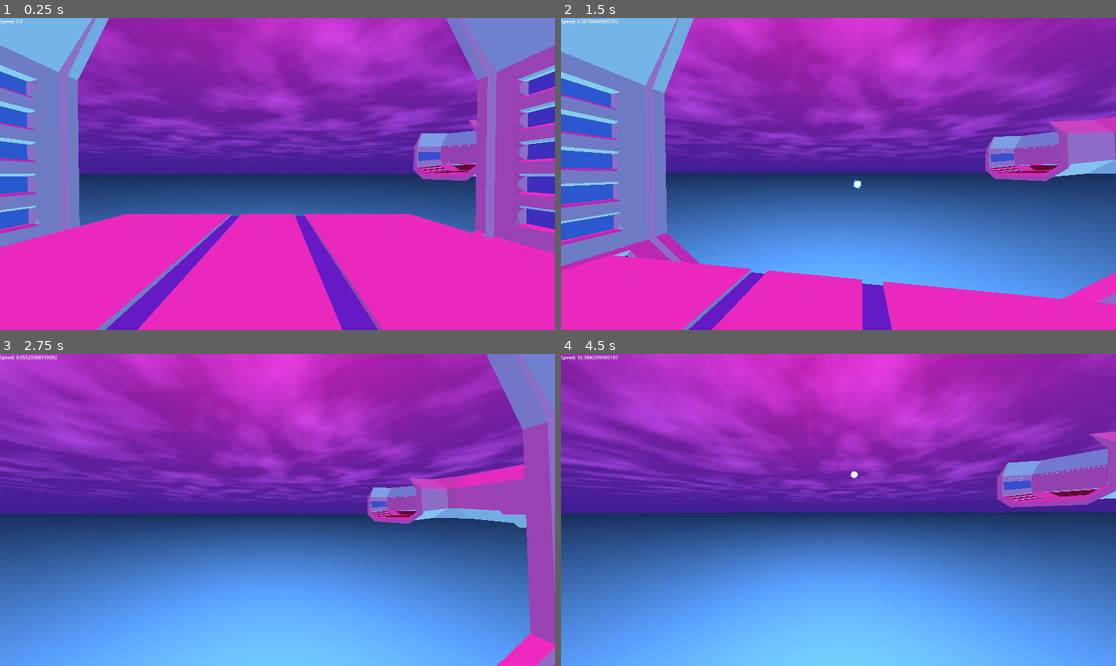
Above: before the commit, frames 1-4 (two rows, left to right).
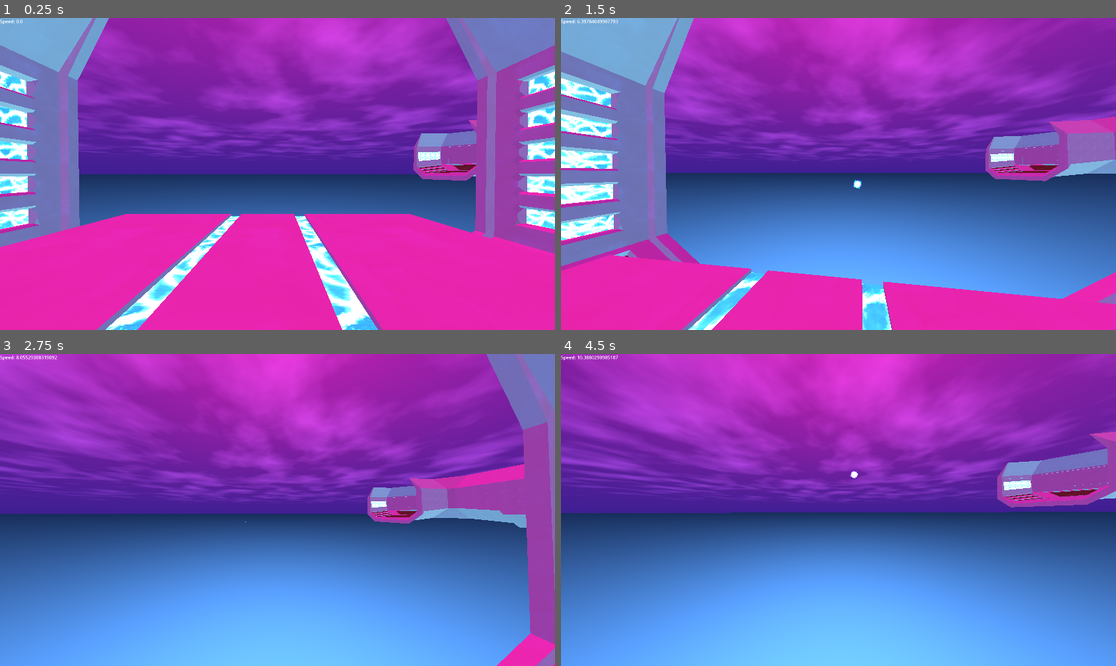
Above: after the commit, the same moments.

Repository: Sirrah025/big-mode-slick-game
Game: Godot game, scene res://Scenes/Levels/main_level.tscn
Same seed, same stepped clock (60 frames per second), same inputs: the game is played once before the commit and once after it. This scene is started directly instead of the project's main scene.
Inputs (mouse positions are in pixels of both pictures, inside the frame that each line leads up to):
- Up to frame 1 (0.25 s): no input
- Up to frame 2 (1.5 s): move the mouse to (866, 174) at 0.52 s; hold W (Forward) from 0.53 s (still down); right-click (866, 174) at 0.6 s; tap Space (Jump) at 0.77 s; move the mouse to (810, 174) at 1.27 s; click (810, 174) at 1.35 s
- Up to frame 3 (2.75 s): keep holding W (Forward); tap Space (Jump) at 1.52 s; move the mouse to (288, 503) at 2.02 s; hold Ctrl (Sliding) from 2.03 s (still down)
- Up to frame 4 (4.5 s): keep holding W (Forward); move the mouse to (832, 516) at 2.77 s; release Ctrl (Sliding) at 2.78 s; tap Shift (Sprint) at 2.85 s; tap Space (Jump) at 3.02, 3.77 s; move the mouse to (877, 513) at 3.52 s; right-click (877, 513) at 3.6 s; move the mouse to (794, 506) at 4.27 s; click (794, 506) at 4.35 s

The runs differ from the first frame. In frame 1, 5.4% of the frame differs, in the area x 0-100%, y 17-100%; in frame 2, 3.7%; in frame 3, less than 0.1%; in frame 4, 0.1%.

Commit message:
Added Texures
- The red and white texture will probably be changed later

Diff:
--- a/slick_game/Assets/Materials/Main.tres
+++ b/slick_game/Assets/Materials/Main.tres
@@ -1,4 +1,180 @@
-[gd_resource type="StandardMaterial3D" format=3 uid="uid://dy2jamrliisif"]
+[gd_resource type="ShaderMaterial" format=3 uid="uid://dy2jamrliisif"]
+
+[ext_resource type="Texture2D" uid="uid://b1ddx4vgpldtq" path="res://Assets/Textures/TextureT.webp" id="1_e3bal"]
+
+[sub_resource type="Shader" id="Shader_72ksj"]
+code = "// NOTE: Shader based on your Godot 4.6 StandardMaterial3D shader, extended for triplanar world-space tiling + scrolling.
+
+shader_type spatial;
+render_mode blend_mix, depth_draw_opaque, cull_back, diffuse_burley, specular_schlick_ggx;
+
+uniform vec4 albedo : source_color;
+uniform sampler2D texture_albedo : source_color, filter_nearest_mipmap, repeat_enable;
+uniform ivec2 albedo_texture_size;
+uniform float point_size : hint_range(0.1, 128.0, 0.1);
+
+uniform float roughness : hint_range(0.0, 1.0);
+uniform sampler2D texture_metallic : hint_default_white, filter_nearest_mipmap, repeat_enable;
+uniform vec4 metallic_texture_channel;
+uniform sampler2D texture_roughness : hint_roughness_r, filter_nearest_mipmap, repeat_enable;
+
+uniform float specular : hint_range(0.0, 1.0, 0.01);
+uniform float metallic : hint_range(0.0, 1.0, 0.01);
+
+uniform sampler2D texture_emission : source_color, hint_default_black, filter_nearest_mipmap, repeat_enable;
+uniform vec4 emission : source_color;
+uniform float emission_energy : hint_range(0.0, 100.0, 0.01);
+
+uniform vec3 uv1_scale;
+uniform vec3 uv1_offset;
+uniform vec3 uv2_scale;
+uniform vec3 uv2_offset;
+
+// --- NEW: world-space tiling + scrolling + triplanar controls ---
+uniform float use_world_uv : hint_range(0.0, 1.0) = 1.0; // 1 -> use world mapping; 0 -> use UVs (existing)
+uniform float world_tiling : hint_range(0.01, 100.0) = 1.0; // scale: how many repeats per world unit
+uniform vec2 world_offset = vec2(0.0, 0.0); // common offset for world projections
+uniform vec2 scroll_speed = vec2(0.0, 0.0); // scrolling speed (UV units / second)
+uniform float triplanar_enable : hint_range(0.0, 1.0) = 1.0; // 1 -> use triplanar, 0 -> use simple projection
+uniform float triplanar_blend : hint_range(0.01, 8.0) = 1.0; // >1 sharpens blend to favor dominant axis (increase to reduce blending)
+
+varying vec3 v_world_pos;
+varying vec3 v_world_normal;
+
+void vertex() {
+	// Keep existing UV transform
+	UV = UV * uv1_scale.xy + uv1_offset.xy;
+
+	// Pass world-space position
+	v_world_pos = (MODEL_MATRIX * vec4(VERTEX, 1.0)).xyz;
+
+	// Transform normal to world-space (w=0 to avoid translation)
+	v_world_normal = (MODEL_MATRIX * vec4(NORMAL, 0.0)).xyz;
+}
+
+//
+// Triplanar sampling helper
+//
+vec4 triplanar_albedo_sample(sampler2D tex, vec3 world_pos, vec3 world_normal, float tiling, vec2 offset, vec2 scroll) {
+    // Normalize and take absolute to compute blend weights
+    vec3 n = abs(normalize(world_normal));
+    // Initial weights (relative importance of each projection)
+    vec3 weights = n;
+
+    // Optionally sharpen the weights (larger triplanar_blend -> less blending)
+    // We'll apply trimming in the caller (we only pass scalar param here), so just return samples and weight them externally.
+    // But for convenience we use the global triplanar_blend uniform inside this helper.
+    weights = pow(weights, vec3(triplanar_blend));
+    // Normalize weights so they sum to 1
+    float wsum = weights.x + weights.y + weights.z + 1e-6;
+    weights /= wsum;
+
+    // For each projection choose appropriate UV components:
+    // Projection X plane (faces mostly along X axis) -> use world_pos.yz
+    vec2 uv_x = world_pos.yz * tiling + offset + scroll * TIME;
+    // Projection Y plane (faces mostly along Y axis) -> use world_pos.xz
+    vec2 uv_y = world_pos.xz * tiling + offset + scroll * TIME;
+    // Projection Z plane (faces mostly along Z axis) -> use world_pos.xy
+    vec2 uv_z = world_pos.xy * tiling + offset + scroll * TIME;
+
+    vec4 sx = texture(tex, uv_x);
+    vec4 sy = texture(tex, uv_y);
+    vec4 sz = texture(tex, uv_z);
+
+    // Weighted blend
+    return sx * weights.x + sy * weights.y + sz * weights.z;
+}
+
+void fragment() {
+	// Option A: preserve user UVs (already transformed in vertex)
+	vec2 uv_user = UV;
+
+	// Option B: simple world-projection (XZ) like before, but with scroll and tiling
+	vec2 world_proj = v_world_pos.xz * world_tiling + world_offset + scroll_speed * TIME;
+
+	// Final base_uv depends on toggles:
+	vec4 albedo_tex;
+	if (use_world_uv < 0.5) {
+		// Use original UVs
+		albedo_tex = texture(texture_albedo, uv_user);
+	} else {
+		// Use world mapping. If triplanar enabled, use triplanar sampling to avoid stretching on vertical faces
+		if (triplanar_enable >= 0.5) {
+			albedo_tex = triplanar_albedo_sample(texture_albedo, v_world_pos, v_world_normal, world_tiling, world_offset, scroll_speed);
+		} else {
+			// Simple XZ projection (kept for compatibility)
+			albedo_tex = texture(texture_albedo, world_proj);
+		}
+	}
+
+	ALBEDO = albedo.rgb * albedo_tex.rgb;
+
+	// --- Metallic / Specular / Roughness (use same UV selection behavior for consistency) ---
+	// We'll use the same sampling mode as albedo: if using world UVs & triplanar, sample similarly.
+	float metallic_tex;
+	if (use_world_uv < 0.5) {
+		metallic_tex = dot(texture(texture_metallic, uv_user), metallic_texture_channel);
+	} else {
+		if (triplanar_enable >= 0.5) {
+			vec4 m = triplanar_albedo_sample(texture_metallic, v_world_pos, v_world_normal, world_tiling, world_offset, scroll_speed);
+			metallic_tex = dot(m, metallic_texture_channel);
+		} else {
+			metallic_tex = dot(texture(texture_metallic, world_proj), metallic_texture_channel);
+		}
+	}
+	METALLIC = metallic_tex * metallic;
+	SPECULAR = specular;
+
+	// Roughness: original code used red channel only
+	float roughness_tex;
+	if (use_world_uv < 0.5) {
+		roughness_tex = dot(texture(texture_roughness, uv_user), vec4(1.0, 0.0, 0.0, 0.0));
+	} else {
+		if (triplanar_enable >= 0.5) {
+			vec4 r = triplanar_albedo_sample(texture_roughness, v_world_pos, v_world_normal, world_tiling, world_offset, scroll_speed);
+			roughness_tex = dot(r, vec4(1.0, 0.0, 0.0, 0.0));
+		} else {
+			roughness_tex = dot(texture(texture_roughness, world_proj), vec4(1.0, 0.0, 0.0, 0.0));
+		}
+	}
+	ROUGHNESS = roughness_tex * roughness;
+
+	// Emission: same sampling strategy
+	vec3 emission_tex;
+	if (use_world_uv < 0.5) {
+		emission_tex = texture(texture_emission, uv_user).rgb;
+	} else {
+		if (triplanar_enable >= 0.5) {
+			emission_tex = triplanar_albedo_sample(texture_emission, v_world_pos, v_world_normal, world_tiling, world_offset, scroll_speed).rgb;
+		} else {
+			emission_tex = texture(texture_emission, world_proj).rgb;
+		}
+	}
+	// Emission Operator: Add
+	EMISSION = (emission.rgb + emission_tex) * emission_energy;
+}
+"
 
 [resource]
-albedo_color = Color(0.9803874, 0.8666332, 0.8391752, 1)
+render_priority = 0
+shader = SubResource("Shader_72ksj")
+shader_parameter/albedo = Color(0.9876606, 0.9169834, 0.89990133, 1)
+shader_parameter/texture_albedo = ExtResource("1_e3bal")
+shader_parameter/albedo_texture_size = Vector2i(256, 256)
+shader_parameter/point_size = 1.0
+shader_parameter/roughness = 1.0
+shader_parameter/metallic_texture_channel = Vector4(1, 0, 0, 0)
+shader_parameter/specular = 0.5
+shader_parameter/metallic = 0.0
+shader_parameter/emission = Color(0, 0, 0, 1)
+shader_parameter/emission_energy = 0.0
+shader_parameter/uv1_scale = Vector3(1, 1, 1)
+shader_parameter/uv1_offset = Vector3(0, 0, 0)
+shader_parameter/uv2_scale = Vector3(1, 1, 1)
+shader_parameter/uv2_offset = Vector3(0, 0, 0)
+shader_parameter/use_world_uv = 1.0
+shader_parameter/world_tiling = 0.10000000405148
+shader_parameter/world_offset = Vector2(0, 0)
+shader_parameter/scroll_speed = Vector2(0, 0)
+shader_parameter/triplanar_enable = 1.0
+shader_parameter/triplanar_blend = 1.0
--- a/slick_game/Assets/Materials/Secondary.tres
+++ b/slick_game/Assets/Materials/Secondary.tres
@@ -1,4 +1,181 @@
-[gd_resource type="StandardMaterial3D" format=3 uid="uid://bj11augueeexj"]
+[gd_resource type="ShaderMaterial" format=3 uid="uid://bj11augueeexj"]
+
+[ext_resource type="Texture2D" uid="uid://outlafksupf3" path="res://Assets/Textures/TextureA.webp" id="1_3wum6"]
+
+[sub_resource type="Shader" id="Shader_3wum6"]
+code = "// NOTE: Shader based on your Godot 4.6 StandardMaterial3D shader, extended for triplanar world-space tiling + scrolling.
+
+shader_type spatial;
+render_mode blend_mix, depth_draw_opaque, cull_back, diffuse_burley, specular_schlick_ggx;
+
+uniform vec4 albedo : source_color;
+uniform sampler2D texture_albedo : source_color, filter_nearest_mipmap, repeat_enable;
+uniform ivec2 albedo_texture_size;
+uniform float point_size : hint_range(0.1, 128.0, 0.1);
+
+uniform float roughness : hint_range(0.0, 1.0);
+uniform sampler2D texture_metallic : hint_default_white, filter_nearest_mipmap, repeat_enable;
+uniform vec4 metallic_texture_channel;
+uniform sampler2D texture_roughness : hint_roughness_r, filter_nearest_mipmap, repeat_enable;
+
+uniform float specular : hint_range(0.0, 1.0, 0.01);
+uniform float metallic : hint_range(0.0, 1.0, 0.01);
+
+uniform sampler2D texture_emission : source_color, hint_default_black, filter_nearest_mipmap, repeat_enable;
+uniform vec4 emission : source_color;
+uniform float emission_energy : hint_range(0.0, 100.0, 0.01);
+
+uniform vec3 uv1_scale;
+uniform vec3 uv1_offset;
+uniform vec3 uv2_scale;
+uniform vec3 uv2_offset;
+
+// --- NEW: world-space tiling + scrolling + triplanar controls ---
+uniform float use_world_uv : hint_range(0.0, 1.0) = 1.0; // 1 -> use world mapping; 0 -> use UVs (existing)
+uniform float world_tiling : hint_range(0.01, 100.0) = 1.0; // scale: how many repeats per world unit
+uniform vec2 world_offset = vec2(0.0, 0.0); // common offset for world projections
+uniform vec2 scroll_speed = vec2(0.0, 0.0); // scrolling speed (UV units / second)
+uniform float triplanar_enable : hint_range(0.0, 1.0) = 1.0; // 1 -> use triplanar, 0 -> use simple projection
+uniform float triplanar_blend : hint_range(0.01, 8.0) = 1.0; // >1 sharpens blend to favor dominant axis (increase to reduce blending)
+
+varying vec3 v_world_pos;
+varying vec3 v_world_normal;
+
+void vertex() {
+	// Keep existing UV transform
+	UV = UV * uv1_scale.xy + uv1_offset.xy;
+
+	// Pass world-space position
+	v_world_pos = (MODEL_MATRIX * vec4(VERTEX, 1.0)).xyz;
+
+	// Transform normal to world-space (w=0 to avoid translation)
+	v_world_normal = (MODEL_MATRIX * vec4(NORMAL, 0.0)).xyz;
+}
+
+//
+// Triplanar sampling helper
+//
+vec4 triplanar_albedo_sample(sampler2D tex, vec3 world_pos, vec3 world_normal, float tiling, vec2 offset, vec2 scroll) {
+    // Normalize and take absolute to compute blend weights
+    vec3 n = abs(normalize(world_normal));
+    // Initial weights (relative importance of each projection)
+    vec3 weights = n;
+
+    // Optionally sharpen the weights (larger triplanar_blend -> less blending)
+    // We'll apply trimming in the caller (we only pass scalar param here), so just return samples and weight them externally.
+    // But for convenience we use the global triplanar_blend uniform inside this helper.
+    weights = pow(weights, vec3(triplanar_blend));
+    // Normalize weights so they sum to 1
+    float wsum = weights.x + weights.y + weights.z + 1e-6;
+    weights /= wsum;
+
+    // For each projection choose appropriate UV components:
+    // Projection X plane (faces mostly along X axis) -> use world_pos.yz
+    vec2 uv_x = world_pos.yz * tiling + offset + scroll * TIME;
+    // Projection Y plane (faces mostly along Y axis) -> use world_pos.xz
+    vec2 uv_y = world_pos.xz * tiling + offset + scroll * TIME;
+    // Projection Z plane (faces mostly along Z axis) -> use world_pos.xy
+    vec2 uv_z = world_pos.xy * tiling + offset + scroll * TIME;
+
+    vec4 sx = texture(tex, uv_x);
+    vec4 sy = texture(tex, uv_y);
+    vec4 sz = texture(tex, uv_z);
+
+    // Weighted blend
+    return sx * weights.x + sy * weights.y + sz * weights.z;
+}
+
+void fragment() {
+	// Option A: preserve user UVs (already transformed in vertex)
+	vec2 uv_user = UV;
+
+	// Option B: simple world-projection (XZ) like before, but with scroll and tiling
+	vec2 world_proj = v_world_pos.xz * world_tiling + world_offset + scroll_speed * TIME;
+
+	// Final base_uv depends on toggles:
+	vec4 albedo_tex;
+	if (use_world_uv < 0.5) {
+		// Use original UVs
+		albedo_tex = texture(texture_albedo, uv_user);
+	} else {
+		// Use world mapping. If triplanar enabled, use triplanar sampling to avoid stretching on vertical faces
+		if (triplanar_enable >= 0.5) {
+			albedo_tex = triplanar_albedo_sample(texture_albedo, v_world_pos, v_world_normal, world_tiling, world_offset, scroll_speed);
+		} else {
+			// Simple XZ projection (kept for compatibility)
+			albedo_tex = texture(texture_albedo, world_proj);
+		}
+	}
+
+	ALBEDO = albedo.rgb * albedo_tex.rgb;
+
+	// --- Metallic / Specular / Roughness (use same UV selection behavior for consistency) ---
+	// We'll use the same sampling mode as albedo: if using world UVs & triplanar, sample similarly.
+	float metallic_tex;
+	if (use_world_uv < 0.5) {
+		metallic_tex = dot(texture(texture_metallic, uv_user), metallic_texture_channel);
+	} else {
+		if (triplanar_enable >= 0.5) {
+			vec4 m = triplanar_albedo_sample(texture_metallic, v_world_pos, v_world_normal, world_tiling, world_offset, scroll_speed);
+			metallic_tex = dot(m, metallic_texture_channel);
+		} else {
+			metallic_tex = dot(texture(texture_metallic, world_proj), metallic_texture_channel);
+		}
+	}
+	METALLIC = metallic_tex * metallic;
+	SPECULAR = specular;
+
+	// Roughness: original code used red channel only
+	float roughness_tex;
+	if (use_world_uv < 0.5) {
+		roughness_tex = dot(texture(texture_roughness, uv_user), vec4(1.0, 0.0, 0.0, 0.0));
+	} else {
+		if (triplanar_enable >= 0.5) {
+			vec4 r = triplanar_albedo_sample(texture_roughness, v_world_pos, v_world_normal, world_tiling, world_offset, scroll_speed);
+			roughness_tex = dot(r, vec4(1.0, 0.0, 0.0, 0.0));
+		} else {
+			roughness_tex = dot(texture(texture_roughness, world_proj), vec4(1.0, 0.0, 0.0, 0.0));
+		}
+	}
+	ROUGHNESS = roughness_tex * roughness;
+
+	// Emission: same sampling strategy
+	vec3 emission_tex;
+	if (use_world_uv < 0.5) {
+		emission_tex = texture(texture_emission, uv_user).rgb;
+	} else {
+		if (triplanar_enable >= 0.5) {
+			emission_tex = triplanar_albedo_sample(texture_emission, v_world_pos, v_world_normal, world_tiling, world_offset, scroll_speed).rgb;
+		} else {
+			emission_tex = texture(texture_emission, world_proj).rgb;
+		}
+	}
+	// Emission Operator: Add
+	EMISSION = (emission.rgb + emission_tex) * emission_energy;
+}
+"
 
 [resource]
-albedo_color = Color(0.40604228, 0.6226409, 0.87941635, 1)
+render_priority = 0
+shader = SubResource("Shader_3wum6")
+shader_parameter/albedo = Color(0.40604228, 0.6226409, 0.87941635, 1)
+shader_parameter/texture_albedo = ExtResource("1_3wum6")
+shader_parameter/albedo_texture_size = Vector2i(256, 256)
+shader_parameter/point_size = 0.0
+shader_parameter/roughness = 1.0
+shader_parameter/metallic_texture_channel = Vector4(1, 0, 0, 0)
+shader_parameter/specular = 0.5
+shader_parameter/metallic = 0.0
+shader_parameter/texture_emission = ExtResource("1_3wum6")
+shader_parameter/emission = Color(0.0131391175, 0.057963148, 0.11820962, 1)
+shader_parameter/emission_energy = 7.1999998390656
+shader_parameter/uv1_scale = Vector3(30, 30, 30)
+shader_parameter/uv1_offset = Vector3(0, 0, 0)
+shader_parameter/uv2_scale = Vector3(0, 0, 0)
+shader_parameter/uv2_offset = Vector3(0, 0, 0)
+shader_parameter/use_world_uv = 1.0
+shader_parameter/world_tiling = 0.15000000642648
+shader_parameter/world_offset = Vector2(0, 0)
+shader_parameter/scroll_speed = Vector2(0.1, 0.2)
+shader_parameter/triplanar_enable = 1.0
+shader_parameter/triplanar_blend = 1.0
--- a/slick_game/Assets/Materials/Third.tres
+++ b/slick_game/Assets/Materials/Third.tres
@@ -1,4 +1,181 @@
-[gd_resource type="StandardMaterial3D" format=3 uid="uid://py7da67qt44x"]
+[gd_resource type="ShaderMaterial" format=3 uid="uid://py7da67qt44x"]
+
+[ext_resource type="Texture2D" uid="uid://b6uc76cexcy6y" path="res://Assets/Textures/TextureM.webp" id="1_iftua"]
+
+[sub_resource type="Shader" id="Shader_iftua"]
+code = "// NOTE: Shader based on your Godot 4.6 StandardMaterial3D shader, extended for triplanar world-space tiling + scrolling.
+
+shader_type spatial;
+render_mode blend_mix, depth_draw_opaque, cull_back, diffuse_burley, specular_schlick_ggx;
+
+uniform vec4 albedo : source_color;
+uniform sampler2D texture_albedo : source_color, filter_nearest_mipmap, repeat_enable;
+uniform ivec2 albedo_texture_size;
+uniform float point_size : hint_range(0.1, 128.0, 0.1);
+
+uniform float roughness : hint_range(0.0, 1.0);
+uniform sampler2D texture_metallic : hint_default_white, filter_nearest_mipmap, repeat_enable;
+uniform vec4 metallic_texture_channel;
+uniform sampler2D texture_roughness : hint_roughness_r, filter_nearest_mipmap, repeat_enable;
+
+uniform float specular : hint_range(0.0, 1.0, 0.01);
+uniform float metallic : hint_range(0.0, 1.0, 0.01);
+
+uniform sampler2D texture_emission : source_color, hint_default_black, filter_nearest_mipmap, repeat_enable;
+uniform vec4 emission : source_color;
+uniform float emission_energy : hint_range(0.0, 100.0, 0.01);
+
+uniform vec3 uv1_scale;
+uniform vec3 uv1_offset;
+uniform vec3 uv2_scale;
+uniform vec3 uv2_offset;
+
+// --- NEW: world-space tiling + scrolling + triplanar controls ---
+uniform float use_world_uv : hint_range(0.0, 1.0) = 1.0; // 1 -> use world mapping; 0 -> use UVs (existing)
+uniform float world_tiling : hint_range(0.01, 100.0) = 1.0; // scale: how many repeats per world unit
+uniform vec2 world_offset = vec2(0.0, 0.0); // common offset for world projections
+uniform vec2 scroll_speed = vec2(0.0, 0.0); // scrolling speed (UV units / second)
+uniform float triplanar_enable : hint_range(0.0, 1.0) = 1.0; // 1 -> use triplanar, 0 -> use simple projection
+uniform float triplanar_blend : hint_range(0.01, 8.0) = 1.0; // >1 sharpens blend to favor dominant axis (increase to reduce blending)
+
+varying vec3 v_world_pos;
+varying vec3 v_world_normal;
+
+void vertex() {
+	// Keep existing UV transform
+	UV = UV * uv1_scale.xy + uv1_offset.xy;
+
+	// Pass world-space position
+	v_world_pos = (MODEL_MATRIX * vec4(VERTEX, 1.0)).xyz;
+
+	// Transform normal to world-space (w=0 to avoid translation)
+	v_world_normal = (MODEL_MATRIX * vec4(NORMAL, 0.0)).xyz;
+}
+
+//
+// Triplanar sampling helper
+//
+vec4 triplanar_albedo_sample(sampler2D tex, vec3 world_pos, vec3 world_normal, float tiling, vec2 offset, vec2 scroll) {
+    // Normalize and take absolute to compute blend weights
+    vec3 n = abs(normalize(world_normal));
+    // Initial weights (relative importance of each projection)
+    vec3 weights = n;
+
+    // Optionally sharpen the weights (larger triplanar_blend -> less blending)
+    // We'll apply trimming in the caller (we only pass scalar param here), so just return samples and weight them externally.
+    // But for convenience we use the global triplanar_blend uniform inside this helper.
+    weights = pow(weights, vec3(triplanar_blend));
+    // Normalize weights so they sum to 1
+    float wsum = weights.x + weights.y + weights.z + 1e-6;
+    weights /= wsum;
+
+    // For each projection choose appropriate UV components:
+    // Projection X plane (faces mostly along X axis) -> use world_pos.yz
+    vec2 uv_x = world_pos.yz * tiling + offset + scroll * TIME;
+    // Projection Y plane (faces mostly along Y axis) -> use world_pos.xz
+    vec2 uv_y = world_pos.xz * tiling + offset + scroll * TIME;
+    // Projection Z plane (faces mostly along Z axis) -> use world_pos.xy
+    vec2 uv_z = world_pos.xy * tiling + offset + scroll * TIME;
+
+    vec4 sx = texture(tex, uv_x);
+    vec4 sy = texture(tex, uv_y);
+    vec4 sz = texture(tex, uv_z);
+
+    // Weighted blend
+    return sx * weights.x + sy * weights.y + sz * weights.z;
+}
+
+void fragment() {
+	// Option A: preserve user UVs (already transformed in vertex)
+	vec2 uv_user = UV;
+
+	// Option B: simple world-projection (XZ) like before, but with scroll and tiling
+	vec2 world_proj = v_world_pos.xz * world_tiling + world_offset + scroll_speed * TIME;
+
+	// Final base_uv depends on toggles:
+	vec4 albedo_tex;
+	if (use_world_uv < 0.5) {
+		// Use original UVs
+		albedo_tex = texture(texture_albedo, uv_user);
+	} else {
+		// Use world mapping. If triplanar enabled, use triplanar sampling to avoid stretching on vertical faces
+		if (triplanar_enable >= 0.5) {
+			albedo_tex = triplanar_albedo_sample(texture_albedo, v_world_pos, v_world_normal, world_tiling, world_offset, scroll_speed);
+		} else {
+			// Simple XZ projection (kept for compatibility)
+			albedo_tex = texture(texture_albedo, world_proj);
+		}
+	}
+
+	ALBEDO = albedo.rgb * albedo_tex.rgb;
+
+	// --- Metallic / Specular / Roughness (use same UV selection behavior for consistency) ---
+	// We'll use the same sampling mode as albedo: if using world UVs & triplanar, sample similarly.
+	float metallic_tex;
+	if (use_world_uv < 0.5) {
+		metallic_tex = dot(texture(texture_metallic, uv_user), metallic_texture_channel);
+	} else {
+		if (triplanar_enable >= 0.5) {
+			vec4 m = triplanar_albedo_sample(texture_metallic, v_world_pos, v_world_normal, world_tiling, world_offset, scroll_speed);
+			metallic_tex = dot(m, metallic_texture_channel);
+		} else {
+			metallic_tex = dot(texture(texture_metallic, world_proj), metallic_texture_channel);
+		}
+	}
+	METALLIC = metallic_tex * metallic;
+	SPECULAR = specular;
+
+	// Roughness: original code used red channel only
+	float roughness_tex;
+	if (use_world_uv < 0.5) {
+		roughness_tex = dot(texture(texture_roughness, uv_user), vec4(1.0, 0.0, 0.0, 0.0));
+	} else {
+		if (triplanar_enable >= 0.5) {
+			vec4 r = triplanar_albedo_sample(texture_roughness, v_world_pos, v_world_normal, world_tiling, world_offset, scroll_speed);
+			roughness_tex = dot(r, vec4(1.0, 0.0, 0.0, 0.0));
+		} else {
+			roughness_tex = dot(texture(texture_roughness, world_proj), vec4(1.0, 0.0, 0.0, 0.0));
+		}
+	}
+	ROUGHNESS = roughness_tex * roughness;
+
+	// Emission: same sampling strategy
+	vec3 emission_tex;
+	if (use_world_uv < 0.5) {
+		emission_tex = texture(texture_emission, uv_user).rgb;
+	} else {
+		if (triplanar_enable >= 0.5) {
+			emission_tex = triplanar_albedo_sample(texture_emission, v_world_pos, v_world_normal, world_tiling, world_offset, scroll_speed).rgb;
+		} else {
+			emission_tex = texture(texture_emission, world_proj).rgb;
+		}
+	}
+	// Emission Operator: Add
+	EMISSION = (emission.rgb + emission_tex) * emission_energy;
+}
+"
 
 [resource]
-albedo_color = Color(0.47081006, 0.14177406, 0.20959866, 1)
+render_priority = 0
+shader = SubResource("Shader_iftua")
+shader_parameter/albedo = Color(1, 1, 1, 1)
+shader_parameter/texture_albedo = ExtResource("1_iftua")
+shader_parameter/albedo_texture_size = Vector2i(256, 256)
+shader_parameter/point_size = 0.0
+shader_parameter/roughness = 1.0
+shader_parameter/metallic_texture_channel = Vector4(1, 0, 0, 0)
+shader_parameter/specular = 0.0
+shader_parameter/metallic = 0.0
+shader_parameter/texture_emission = ExtResource("1_iftua")
+shader_parameter/emission = Color(0, 0, 0, 1)
+shader_parameter/emission_energy = 0.999999977648
+shader_parameter/uv1_scale = Vector3(1, 1, 1)
+shader_parameter/uv1_offset = Vector3(0, 0, 0)
+shader_parameter/uv2_scale = Vector3(1, 1, 1)
+shader_parameter/uv2_offset = Vector3(0, 0, 0)
+shader_parameter/use_world_uv = 1.0
+shader_parameter/world_tiling = 0.12000000500148
+shader_parameter/world_offset = Vector2(0, 0)
+shader_parameter/scroll_speed = Vector2(0, 0)
+shader_parameter/triplanar_enable = 1.0
+shader_parameter/triplanar_blend = 1.0
--- a/slick_game/Assets/Models/MapPieces/Scene/TunnelStraightB2.tscn
+++ b/slick_game/Assets/Models/MapPieces/Scene/TunnelStraightB2.tscn
@@ -96,5 +96,4 @@
 surface_material_override/2 = ExtResource("3_6p37e")
 
 [node name="CollisionShape3D" type="CollisionShape3D" parent="." unique_id=748908264]
-visible = false
 shape = SubResource("ConcavePolygonShape3D_kmqur")
Binary file added: slick_game/Assets/Textures/TextureA.webp
Not shown, added: slick_game/Assets/Textures/TextureA.webp.import
Binary file added: slick_game/Assets/Textures/TextureM.webp
Not shown, added: slick_game/Assets/Textures/TextureM.webp.import
Binary file added: slick_game/Assets/Textures/TextureT.webp
Not shown, added: slick_game/Assets/Textures/TextureT.webp.import
